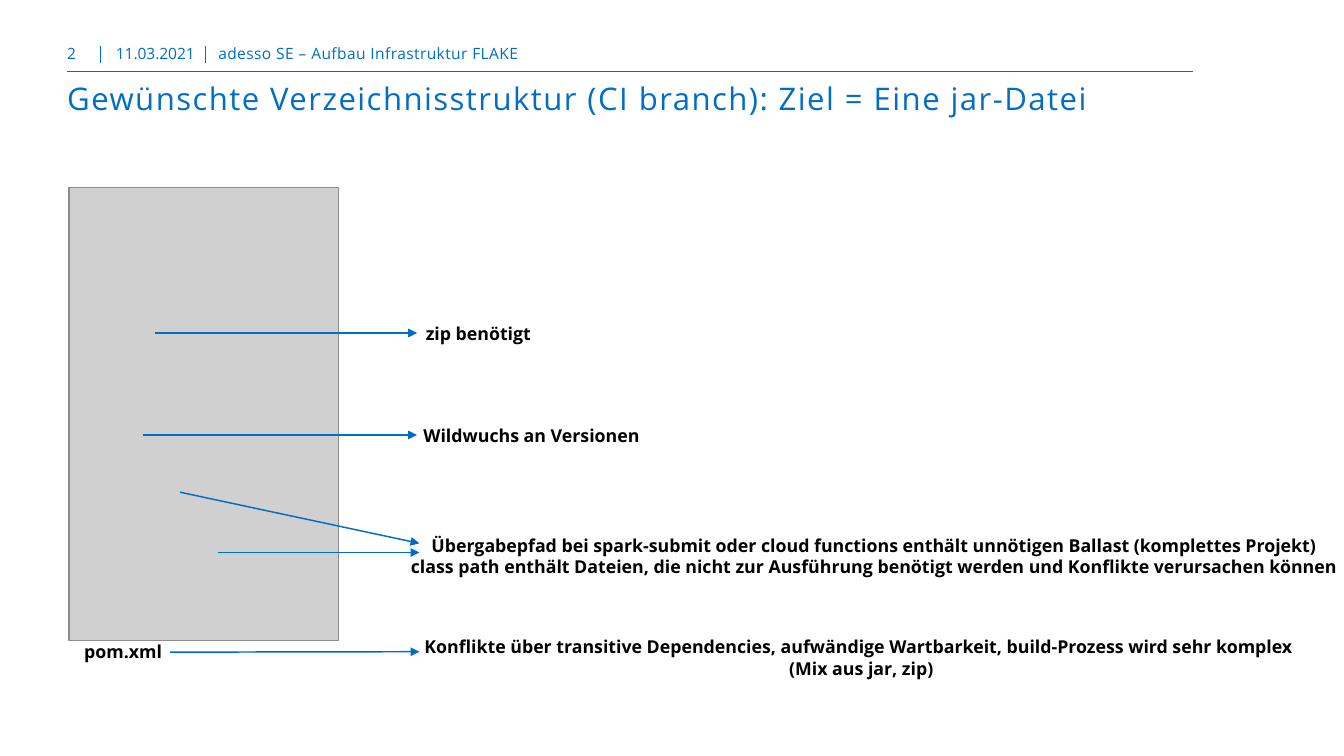
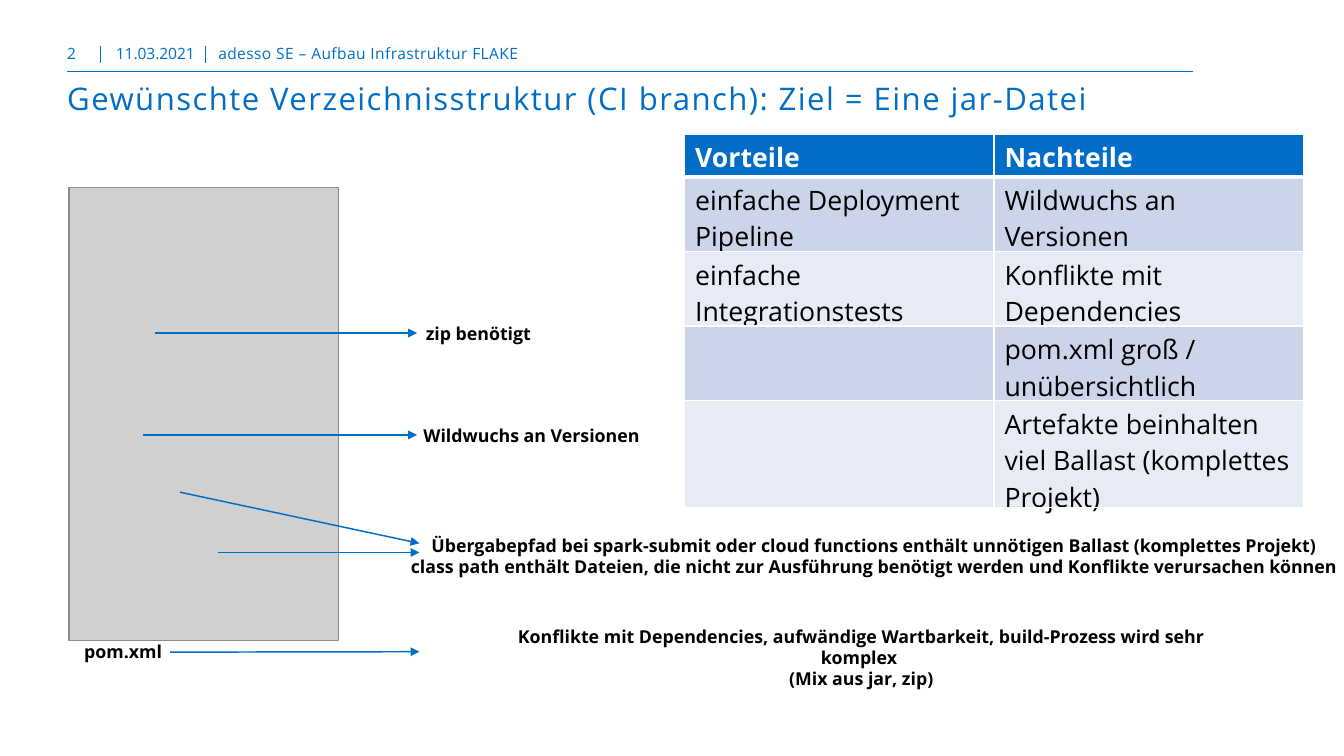
Before and after one commit to thpolzer/FLAKE_POC, a slide deck: slide 2 of DZBANK_repository_Struktur.pptx. Drawn at 1344x756 pixels with LibreOffice and Linux fonts; fonts in the diff are those of the drawing; grey boxes stand for pictures; background and template pictures are left out. Boxes give left, top, right and bottom in pixels: in the first picture for what was removed or moved away, otherwise in the second. Text is boxed around its words. In the diff, an @@ line names an element or a change of style, - is before the commit and + after.

Commit message:
added pros and cons table

```diff
--- a/DZBANK_repository_Struktur.pptx
+++ b/DZBANK_repository_Struktur.pptx
@@ table added at <box>685,134,1303,518</box>, 5 rows, 2 columns @@
+Vorteile | Nachteile
+einfache Deployment Pipeline | Wildwuchs an Versionen
+einfache Integrationstests | Konflikte mit Dependencies
+ | pom.xml groß / unübersichtlich
+ | Artefakte beinhalten viel Ballast (komplettes Projekt)
@@ text "Konflikte mit Dependencies, aufwändige Wartbarkeit, ...": place and size @@
-text "Konflikte mit Dependencies, aufwändige Wartbarkeit, ..." at <box>424,639,1292,680</box>
+text "Konflikte mit Dependencies, aufwändige Wartbarkeit, ..." at <box>518,629,1204,690</box>
@@ text at <box>518,629,1204,669</box>: text changed @@
-Konflikte über transitive Dependencies, aufwändige Wartbarkeit, build-Prozess wird sehr komplex
+Konflikte mit Dependencies, aufwändige Wartbarkeit, build-Prozess wird sehr komplex
```
Also in this commit, not shown: 1 other slide changed.
